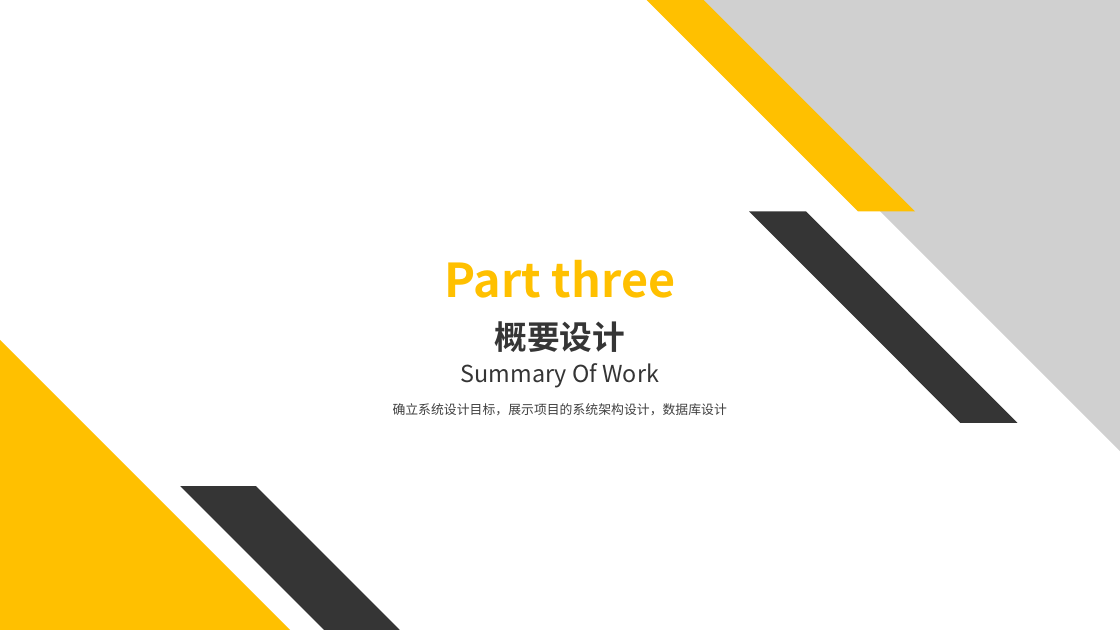
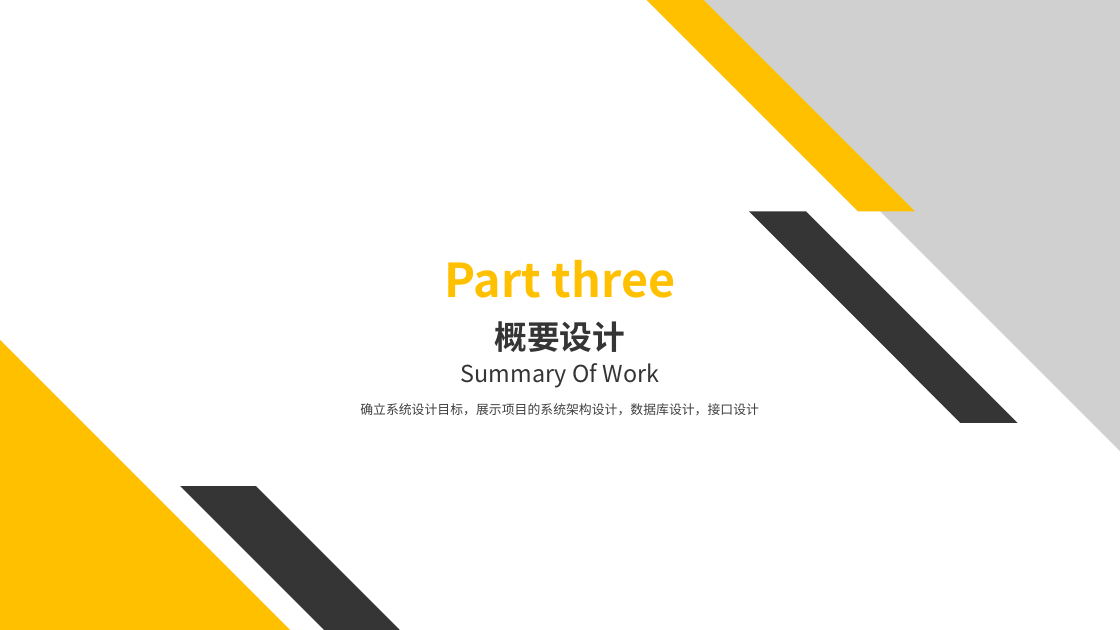
Before and after one commit to kangkang7777/FoodShoot, a slide deck: slide 12 of document/美食拍中期汇报.pptx (slide 11 before the commit). Drawn at 1120x630 pixels with LibreOffice and Linux fonts; fonts in the diff are those of the drawing; grey boxes stand for pictures. Boxes give left, top, right and bottom in pixels: in the first picture for what was removed or moved away, otherwise in the second. Text is boxed around its words. In the diff, an @@ line names an element or a change of style, - is before the commit and + after.

```diff
--- a/document/美食拍中期汇报.pptx
+++ b/document/美食拍中期汇报.pptx
@@ text at (360, 403, 759, 415): text changed @@
-确立系统设计目标，展示项目的系统架构设计，数据库设计
+确立系统设计目标，展示项目的系统架构设计，数据库设计，接口设计
```
Also in this commit, not shown: 5 other slides changed, 4 slides added, 4 slides removed.
